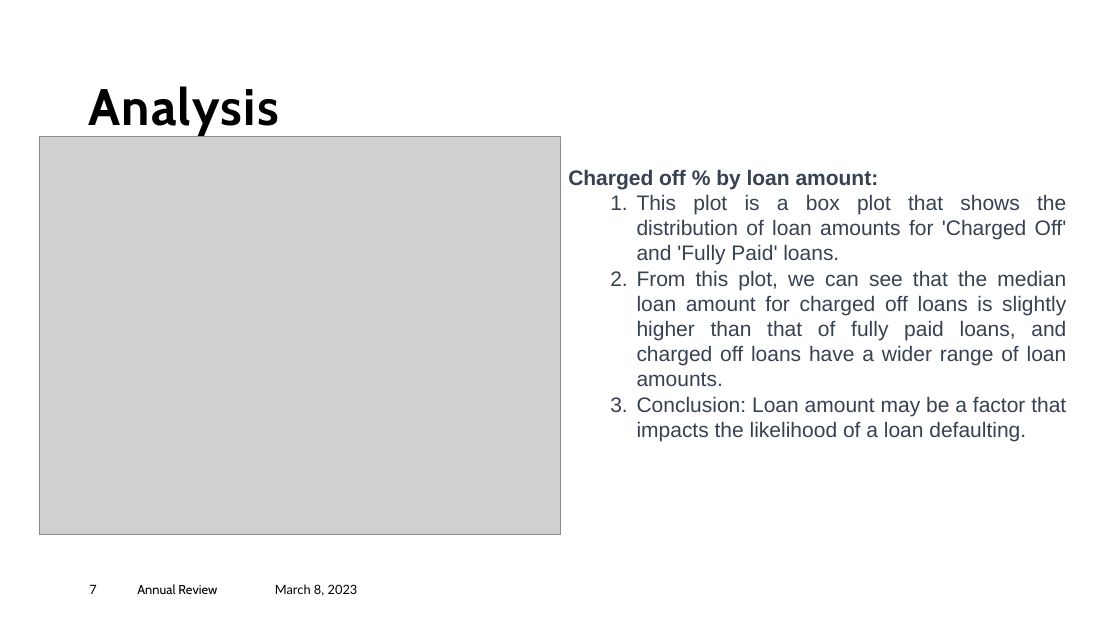
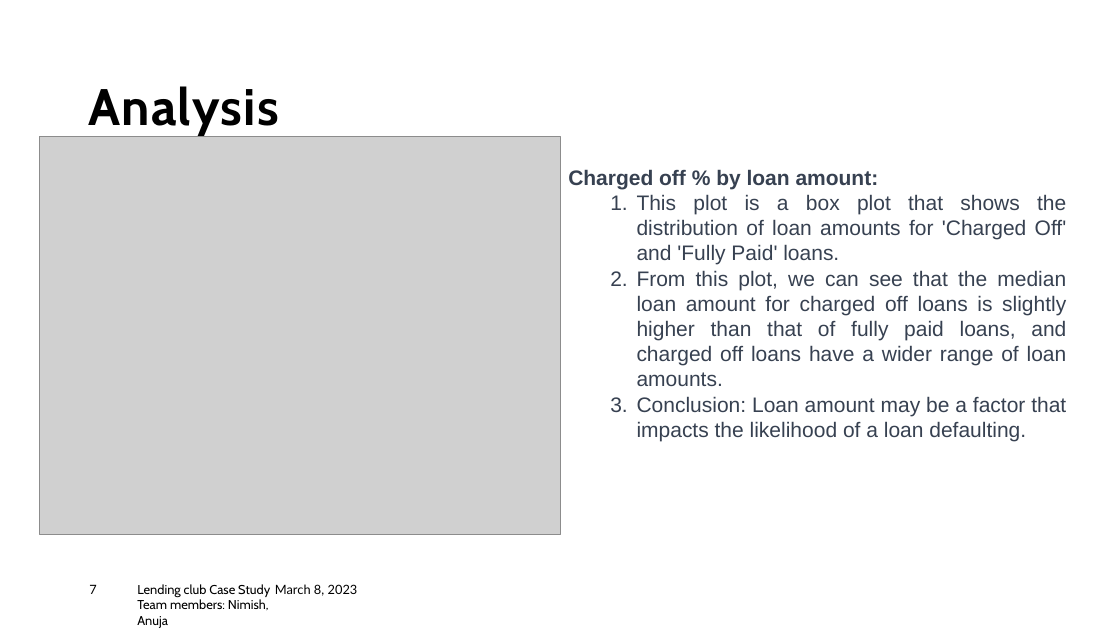
Before and after one commit to Anu0024/LendingClubCaseStudy, a slide deck: slide 7 of Lending Club Case Study - Nimish MS - Anuja M.pptx. Drawn at 1120x630 pixels with LibreOffice and Linux fonts; fonts in the diff are those of the drawing; grey boxes stand for pictures. Boxes give left, top, right and bottom in pixels: in the first picture for what was removed or moved away, otherwise in the second. Text is boxed around its words. In the diff, an @@ line names an element or a change of style, - is before the commit and + after.

```diff
--- a/Lending Club Case Study - Nimish MS - Anuja M.pptx
+++ b/Lending Club Case Study - Nimish MS - Anuja M.pptx
@@ text at (137, 584, 270, 628): text changed @@
-Annual Review
+Lending club Case Study Team members: Nimish, Anuja
```
Also in this commit, not shown: 3 other slides changed.
